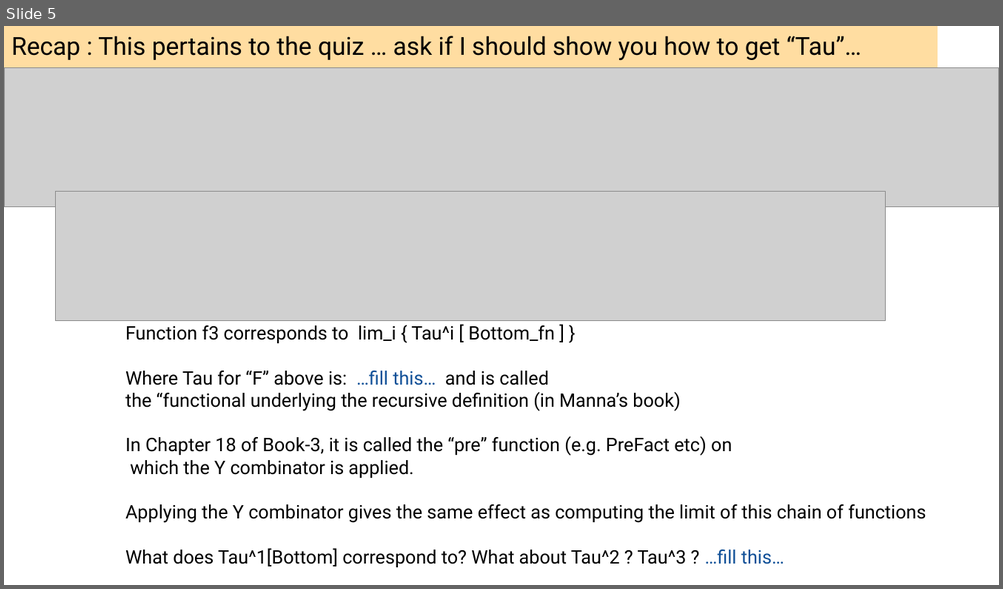
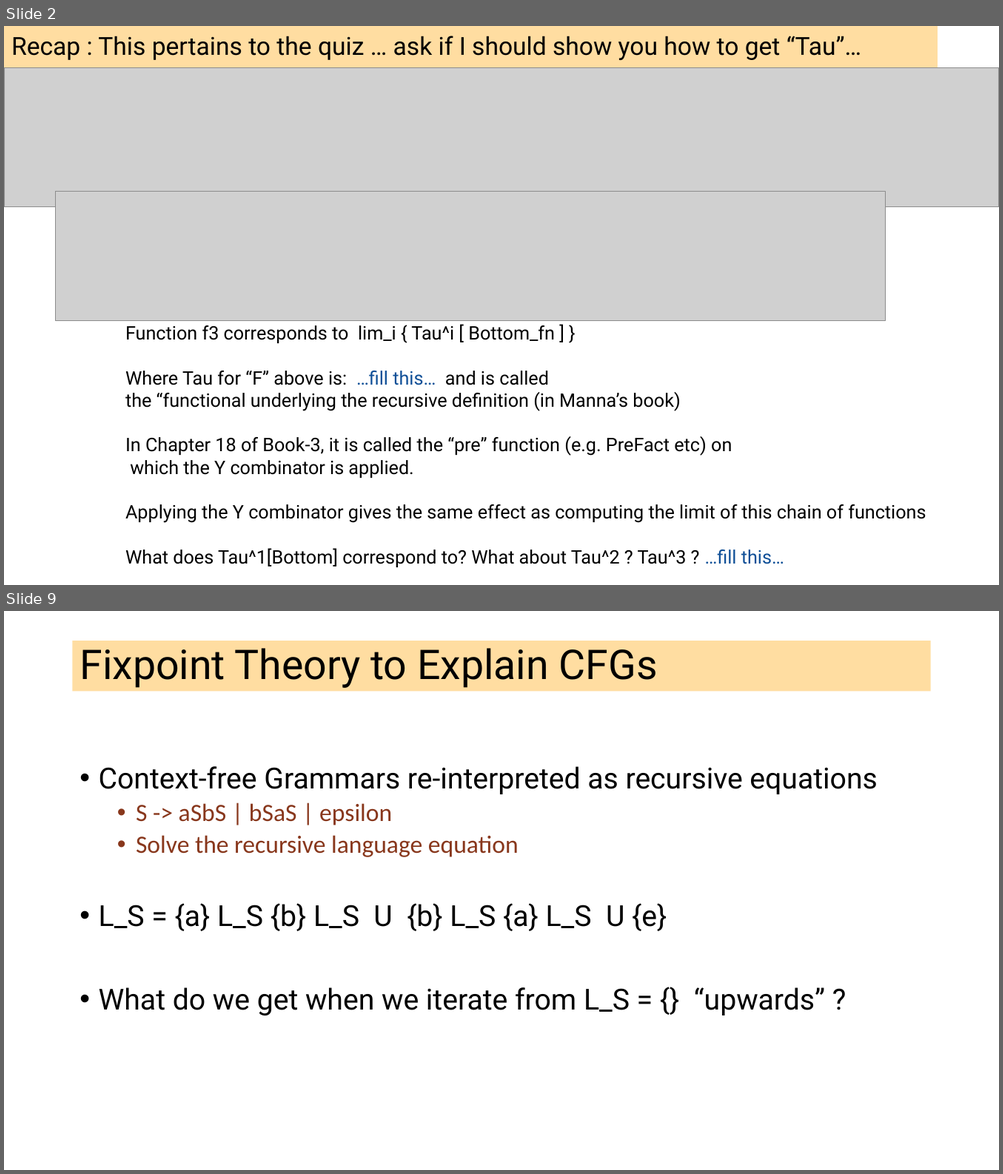
Before and after one commit to ganeshutah/cs6110s22, a slide deck: Lec21/Lec21.pptx. Shown one above the other, each under a label of ours: slide 5 before the commit, slides 2 and 9 after it; the slides between them are not shown. The pictures are 1003x589 and 1003x1174 pixels, drawn with LibreOffice and Linux fonts; fonts in the diff are those of the drawing; grey boxes stand for pictures. Boxes give left, top, right and bottom in pixels: in the first picture for what was removed or moved away, otherwise in the second. Text is boxed around its words. In the diff, an @@ line names an element or a change of style, - is before the commit and + after.

```diff
--- a/Lec21/Lec21.pptx
+++ b/Lec21/Lec21.pptx
@@ slide 9 added at box(4, 611, 999, 1170), background #FFFFFF @@
@@ title added at box(73, 641, 930, 692), fill #FFBD47 at 51% opacity, 39.6 pt, text #000000 @@
+Fixpoint Theory to Explain CFGs
@@ text added at box(99, 766, 876, 1016), 28 pt, text #000000 @@
+• Context-free Grammars re-interpreted as recursive equations
+  • S -> aSbS | bSaS | epsilon
+  • Solve the recursive language equation
+• L_S = {a} L_S {b} L_S U {b} L_S {a} L_S U {e}
+• What do we get when we iterate from L_S = {} “upwards” ?
@@ what was slide 5 is now slide 2 @@
```
Also in this commit, not shown: 1 slide changed, 16 other slides added, 2 slides removed, 1 other file.
